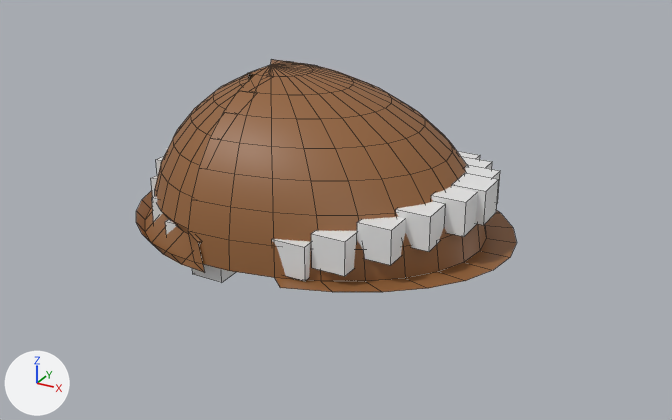
One commit to the Blender file assets/mouthportal.blend: the scene before it, then after it.
Rendered twice from a 50 mm lens placed at (3.05, -5.04, 2.58), pointed at (0.33, -0.1, 0.11). Every picture has the same lights, and +X, +Y and +Z are marked at lower left. Mesh edges are drawn as thin lines.
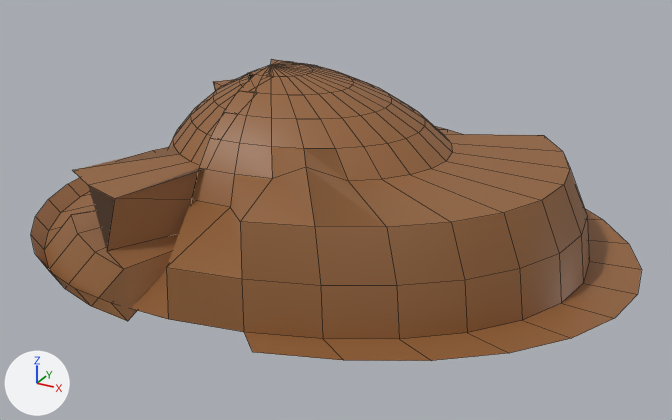
The newer file adds a shape key; the second version is drawn at full value of the shape key 'Wide open' of 'Sphere', and the change is written as the vertex moves it makes.

What differs and where, as boxes [x1, y1, x2, y2] in the pictures (672 x 420 px; the box of a moved part takes in the faces that stretch with it):
'Sphere', reshaped (60% wider, 30% taller): before [136, 60, 517, 292]; after [31, 60, 641, 361]
part 1 of me_sphere, moved or reshaped: before [136, 144, 517, 292]; after [31, 79, 641, 361]
'Cube.002', unchanged, covered by the edit: before [357, 217, 406, 265]
'Cube.001', unchanged, covered by the edit: before [311, 230, 357, 276]
'Cube.003', unchanged, covered by the edit: before [396, 201, 445, 252]
'Cube.004', unchanged, covered by the edit: before [431, 187, 478, 237]

What changed in the scene script:
```text
Change me_sphere:
    used by ob_sphere; location = (0.0, 0.0, 0.0)
    remove me_sphere.from_pydata(...)  # 304 vertices, 302 faces; spans x -1.14..1.51, y -1.03..1.01, z -0.03..1.0
    add me_sphere.from_pydata(...)  # 304 vertices, 302 faces; spans x -1.88..2.28, y -1.61..1.59, z -0.12..1.0
    me_sphere part 1: 108 of the vertices in x -1.14..1.51, y -1.03..1.01, z -0.03..0.56 are scaled about their middle by 1.57, then moved by (0.02, 0.0, 0.09)
```
